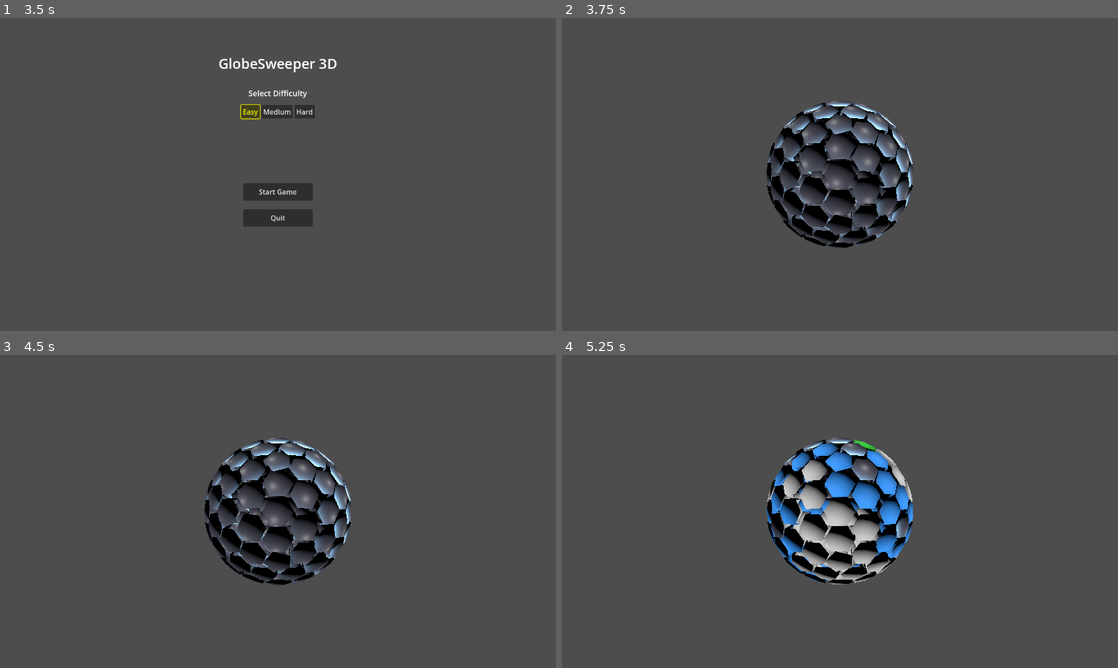
Above: before the commit, frames 1-4 (two rows, left to right).
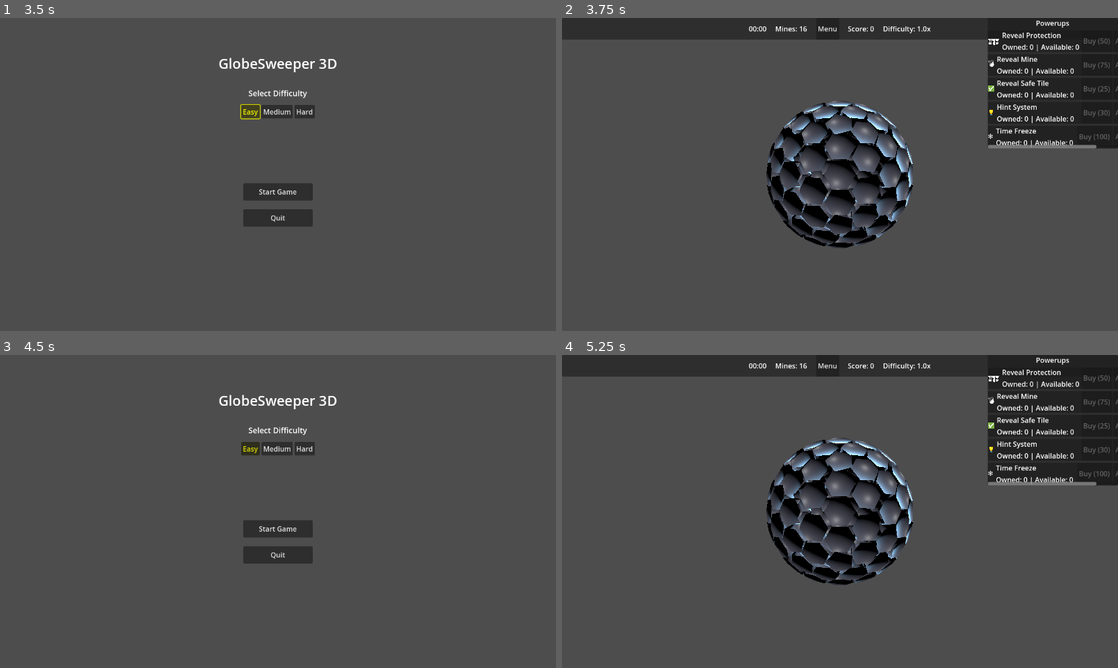
Above: after the commit, the same moments.

Repository: ROMUSKING/globesweeper3D
Game: Godot game, scene res://scenes/main.tscn
The game is run twice, just before and just after one commit, with the same random seed, the same clock (stepped at 60 frames per second) and the same inputs.
Inputs (mouse positions are in pixels of both pictures, inside the frame that each line leads up to):
- Up to frame 1 (3.5 s): click "Medium" at 0.5 s; click "Hard" at 1.25 s; click "Easy" at 2 s; click "Easy" at 2.75 s
- Up to frame 2 (3.75 s): click "Start Game" at 3.5 s
- Up to frame 3 (4.5 s): click (266, 364) at 4.25 s, where only the run after the commit has a clickable "Menu"
- Up to frame 4 (5.25 s): click (840, 530) at 5 s, where only the run after the commit has a clickable "Start Game"

Frame 1 is identical in both runs. In frame 2, 14% of the frame differs, in the area x 0-100%, y 0-42%; in frame 3, 7.6%; in frame 4, 21%, in the area x 0-100%, y 0-74%.
Error before the commit: Invalid assignment of property or key 'scale' with value of type 'float' on a base object of type 'GPUParticles3D'. (res://scripts/vfx_system.gd:120)

Commit message:
fix: Resolve GPUParticles3D scale assignment error and add class_name declarations to UI controllers

Diff:
--- a/scenes/ui.tscn
+++ b/scenes/ui.tscn
@@ -1,11 +1,11 @@
-[gd_scene load_steps=7 format=3 uid="uid://bvk7w4xgtg7qj"]
+[gd_scene load_steps=7 format=3]
 
-[ext_resource type="Script" uid="uid://new_ui_manager" path="res://scripts/ui/new_ui_manager.gd" id="1_newuimanager"]
-[ext_resource type="PackedScene" uid="uid://mainmenu_scene_id" path="res://scenes/ui/MainMenu.tscn" id="2_mainmenu"]
-[ext_resource type="PackedScene" uid="uid://hud_scene_id" path="res://scenes/ui/HUD.tscn" id="3_hud"]
-[ext_resource type="PackedScene" uid="uid://gameover_scene_id" path="res://scenes/ui/GameOver.tscn" id="4_gameover"]
-[ext_resource type="PackedScene" uid="uid://pausemenu_scene_id" path="res://scenes/ui/PauseMenu.tscn" id="5_pausemenu"]
-[ext_resource type="PackedScene" uid="uid://settingsmenu_scene_id" path="res://scenes/ui/SettingsMenu.tscn" id="6_settingsmenu"]
+[ext_resource type="Script" path="res://scripts/ui/new_ui_manager.gd" id="1_newuimanager"]
+[ext_resource type="PackedScene" path="res://scenes/ui/MainMenu.tscn" id="2_mainmenu"]
+[ext_resource type="PackedScene" path="res://scenes/ui/HUD.tscn" id="3_hud"]
+[ext_resource type="PackedScene" path="res://scenes/ui/GameOver.tscn" id="4_gameover"]
+[ext_resource type="PackedScene" path="res://scenes/ui/PauseMenu.tscn" id="5_pausemenu"]
+[ext_resource type="PackedScene" path="res://scenes/ui/SettingsMenu.tscn" id="6_settingsmenu"]
 
 [node name="UI" type="Control"]
 layout_mode = 3
--- a/scenes/ui/GameOver.tscn
+++ b/scenes/ui/GameOver.tscn
@@ -1,6 +1,6 @@
-[gd_scene load_steps=2 format=3 uid="uid://gameover_scene_id"]
+[gd_scene load_steps=2 format=3]
 
-[ext_resource type="Script" uid="uid://gameover_controller" path="res://scripts/ui/game_over_controller.gd" id="1_gameover_controller"]
+[ext_resource type="Script" path="res://scripts/ui/game_over_controller.gd" id="1_gameover_controller"]
 
 [node name="GameOver" type="Control"]
 script = ExtResource("1_gameover_controller")
--- a/scenes/ui/HUD.tscn
+++ b/scenes/ui/HUD.tscn
@@ -1,7 +1,7 @@
-[gd_scene load_steps=3 format=3 uid="uid://hud_scene_id"]
-
-[ext_resource type="Script" uid="uid://hud_controller" path="res://scripts/ui/hud_controller.gd" id="1_hud_controller"]
-[ext_resource type="Script" uid="uid://powerup_panel_controller" path="res://scripts/ui/powerup_panel_controller.gd" id="2_powerup_panel_controller"]
+[gd_scene load_steps=3 format=3]
+
+[ext_resource type="Script" path="res://scripts/ui/hud_controller.gd" id="1_hud_controller"]
+[ext_resource type="Script" path="res://scripts/ui/powerup_panel_controller.gd" id="2_powerup_panel_controller"]
 
 [node name="HUD" type="Control"]
 script = ExtResource("1_hud_controller")
@@ -46,7 +46,7 @@
 text = "Difficulty: 1.0x"
 
 [node name="PowerupPanel" type="PanelContainer" parent="."]
-script = ExtResource("1_powerup_panel_controller")
+script = ExtResource("2_powerup_panel_controller")
 layout_mode = 1
 anchors_preset = 5
 anchor_left = 1.0
--- a/scenes/ui/MainMenu.tscn
+++ b/scenes/ui/MainMenu.tscn
@@ -1,6 +1,6 @@
-[gd_scene load_steps=2 format=3 uid="uid://mainmenu_scene_id"]
+[gd_scene load_steps=2 format=3]
 
-[ext_resource type="Script" uid="uid://mainmenu_controller" path="res://scripts/ui/main_menu_controller.gd" id="1_mainmenu_controller"]
+[ext_resource type="Script" path="res://scripts/ui/main_menu_controller.gd" id="1_mainmenu_controller"]
 
 [node name="MainMenu" type="Control"]
 script = ExtResource("1_mainmenu_controller")
--- a/scenes/ui/PauseMenu.tscn
+++ b/scenes/ui/PauseMenu.tscn
@@ -1,6 +1,6 @@
-[gd_scene load_steps=2 format=3 uid="uid://dpauesmenu"]
+[gd_scene load_steps=2 format=3]
 
-[ext_resource type="Script" uid="uid://pause_menu_controller" path="res://scripts/ui/pause_menu_controller.gd" id="1_pause_menu_controller"]
+[ext_resource type="Script" path="res://scripts/ui/pause_menu_controller.gd" id="1_pause_menu_controller"]
 
 [node name="PauseMenu" type="Control"]
 layout_mode = 3
--- a/scenes/ui/SettingsMenu.tscn
+++ b/scenes/ui/SettingsMenu.tscn
@@ -1,6 +1,6 @@
-[gd_scene load_steps=2 format=3 uid="uid://dsettingsmenu"]
+[gd_scene load_steps=2 format=3]
 
-[ext_resource type="Script" uid="uid://settings_menu_controller" path="res://scripts/ui/settings_menu_controller.gd" id="1_settings_menu_controller"]
+[ext_resource type="Script" path="res://scripts/ui/settings_menu_controller.gd" id="1_settings_menu_controller"]
 
 [node name="SettingsMenu" type="Control"]
 layout_mode = 3
--- a/scripts/ui/game_over_controller.gd
+++ b/scripts/ui/game_over_controller.gd
@@ -1,3 +1,4 @@
+class_name GameOverController
 extends Control
 
 # Game Over Controller - Handles game over screen UI logic
--- a/scripts/ui/hud_controller.gd
+++ b/scripts/ui/hud_controller.gd
@@ -1,3 +1,4 @@
+class_name HUDController
 extends Control
 
 # HUD Controller - Handles heads-up display UI logic
--- a/scripts/ui/main_menu_controller.gd
+++ b/scripts/ui/main_menu_controller.gd
@@ -1,3 +1,4 @@
+class_name MainMenuController
 extends Control
 
 # Main Menu Controller - Handles main menu UI logic
@@ -16,49 +17,49 @@
 var selected_difficulty: int = 1 # Default to MEDIUM
 
 func _ready():
-    # Connect button signals
-    if start_button:
-        start_button.pressed.connect(_on_start_button_pressed)
-    if quit_button:
-        quit_button.pressed.connect(_on_quit_button_pressed)
+	# Connect button signals
+	if start_button:
+		start_button.pressed.connect(_on_start_button_pressed)
+	if quit_button:
+		quit_button.pressed.connect(_on_quit_button_pressed)
 
-    # Connect difficulty button signals
-    if easy_button:
-        easy_button.pressed.connect(_on_easy_button_pressed)
-    if medium_button:
-        medium_button.pressed.connect(_on_medium_button_pressed)
-    if hard_button:
-        hard_button.pressed.connect(_on_hard_button_pressed)
+	# Connect difficulty button signals
+	if easy_button:
+		easy_button.pressed.connect(_on_easy_button_pressed)
+	if medium_button:
+		medium_button.pressed.connect(_on_medium_button_pressed)
+	if hard_button:
+		hard_button.pressed.connect(_on_hard_button_pressed)
 
-    # Set default difficulty selection
-    set_difficulty_selection(selected_difficulty)
+	# Set default difficulty selection
+	set_difficulty_selection(selected_difficulty)
 
 func _on_start_button_pressed():
-    # Emit difficulty_selected signal before starting game
-    difficulty_selected.emit(selected_difficulty)
-    start_game_requested.emit()
+	# Emit difficulty_selected signal before starting game
+	difficulty_selected.emit(selected_difficulty)
+	start_game_requested.emit()
 
 func _on_quit_button_pressed():
-    quit_requested.emit()
+	quit_requested.emit()
 
 # Difficulty Selection Signal Handlers
 func _on_easy_button_pressed():
-    set_difficulty_selection(0)
+	set_difficulty_selection(0)
 
 func _on_medium_button_pressed():
-    set_difficulty_selection(1)
+	set_difficulty_selection(1)
 
 func _on_hard_button_pressed():
-    set_difficulty_selection(2)
+	set_difficulty_selection(2)
 
 # Helper function to update difficulty selection visuals and store selection
 func set_difficulty_selection(difficulty: int):
-    selected_difficulty = difficulty
+	selected_difficulty = difficulty
 
-    # Update button visuals to show selection
-    if easy_button:
-        easy_button.modulate = Color.YELLOW if difficulty == 0 else Color.WHITE
-    if medium_button:
-        medium_button.modulate = Color.YELLOW if difficulty == 1 else Color.WHITE
-    if hard_button:
-        hard_button.modulate = Color.YELLOW if difficulty == 2 else Color.WHITE
+	# Update button visuals to show selection
+	if easy_button:
+		easy_button.modulate = Color.YELLOW if difficulty == 0 else Color.WHITE
+	if medium_button:
+		medium_button.modulate = Color.YELLOW if difficulty == 1 else Color.WHITE
+	if hard_button:
+		hard_button.modulate = Color.YELLOW if difficulty == 2 else Color.WHITE
--- a/scripts/ui/new_ui_manager.gd
+++ b/scripts/ui/new_ui_manager.gd
@@ -1,3 +1,4 @@
+class_name NewUIManager
 extends Control
 
 # New UI Manager - Handles scene management and signal routing
--- a/scripts/ui/pause_menu_controller.gd
+++ b/scripts/ui/pause_menu_controller.gd
@@ -1,3 +1,4 @@
+class_name PauseMenuController
 extends Control
 
 # Pause Menu Controller - Handles pause menu UI logic
--- a/scripts/ui/powerup_panel_controller.gd
+++ b/scripts/ui/powerup_panel_controller.gd
@@ -1,3 +1,4 @@
+class_name PowerupPanelController
 extends PanelContainer
 
 # Powerup Panel Controller - Handles powerup UI logic
--- a/scripts/ui/settings_menu_controller.gd
+++ b/scripts/ui/settings_menu_controller.gd
@@ -1,3 +1,4 @@
+class_name SettingsMenuController
 extends Control
 
 # Settings Menu Controller - Handles settings menu UI logic
@@ -11,10 +12,10 @@
 @onready var back_button = $VBoxContainer/BackButton
 @onready var scaling_toggle = $VBoxContainer/ScalingContainer/ScalingToggle
 @onready var scaling_mode_selector = $VBoxContainer/ScalingContainer/ScalingModeSelector
-@onready var reset_difficulty_button = $VBoxContainer/ScalingContainer/ResetDifficultyButton
-@onready var rollback_difficulty_button = $VBoxContainer/ScalingContainer/RollbackDifficultyButton
-@onready var scaling_status_label = $VBoxContainer/ScalingContainer/ScalingStatusLabel
-@onready var performance_metrics_label = $VBoxContainer/ScalingContainer/PerformanceMetricsLabel
+@onready var reset_difficulty_button = $VBoxContainer/ScalingContainer/ScalingControls/ResetDifficultyButton
+@onready var rollback_difficulty_button = $VBoxContainer/ScalingContainer/ScalingControls/RollbackDifficultyButton
+@onready var scaling_status_label = $VBoxContainer/ScalingContainer/ScalingStatus/ScalingStatusLabel
+@onready var performance_metrics_label = $VBoxContainer/ScalingContainer/ScalingStatus/PerformanceMetricsLabel
 
 # Difficulty Scaling Manager reference
 var difficulty_scaling_manager: Node = null
@@ -23,6 +24,14 @@
 	# Connect settings menu button signals
 	if back_button:
 		back_button.pressed.connect(_on_back_button_pressed)
+
+	# Initialize scaling mode selector items
+	if scaling_mode_selector:
+		scaling_mode_selector.clear()
+		scaling_mode_selector.add_item("Conservative")
+		scaling_mode_selector.add_item("Aggressive")
+		scaling_mode_selector.add_item("Adaptive")
+		scaling_mode_selector.add_item("Static")
 
 	# Connect difficulty scaling signals
 	connect_difficulty_scaling_signals()
--- a/scripts/vfx_system.gd
+++ b/scripts/vfx_system.gd
@@ -117,7 +117,8 @@
 	# Configure particles based on type
 	particles.amount = config.particle_count
 	particles.lifetime = config.lifetime
-	particles.scale = config.scale * scale
+	var scale_factor = config.scale * scale
+	particles.scale = Vector3(scale_factor, scale_factor, scale_factor)
 
 	# Add to scene and position
 	add_child(particles)
Not shown, changed: .kilocode/mcp.json
Not shown, added: FIXES_APPLIED.md
